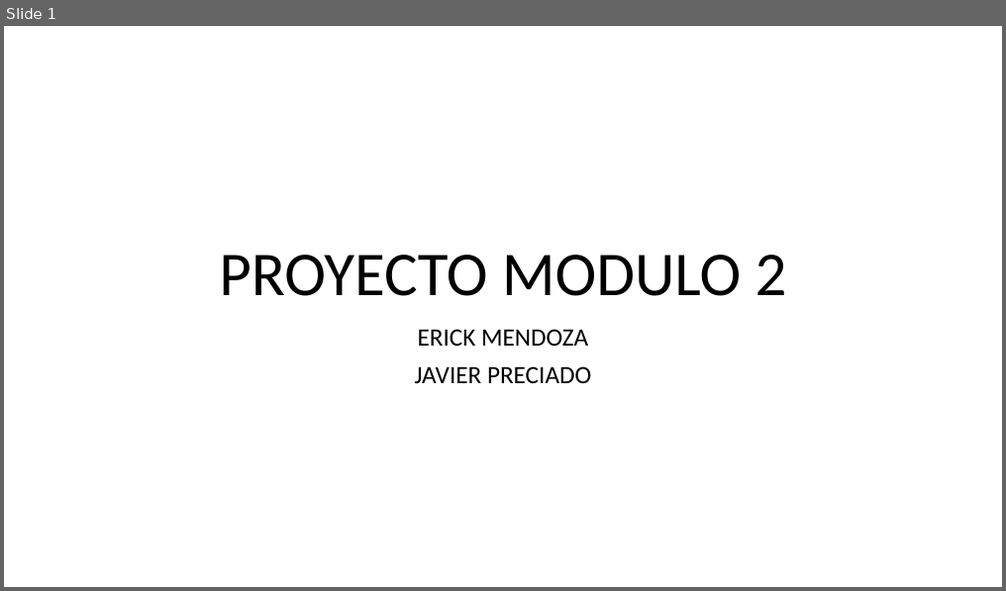
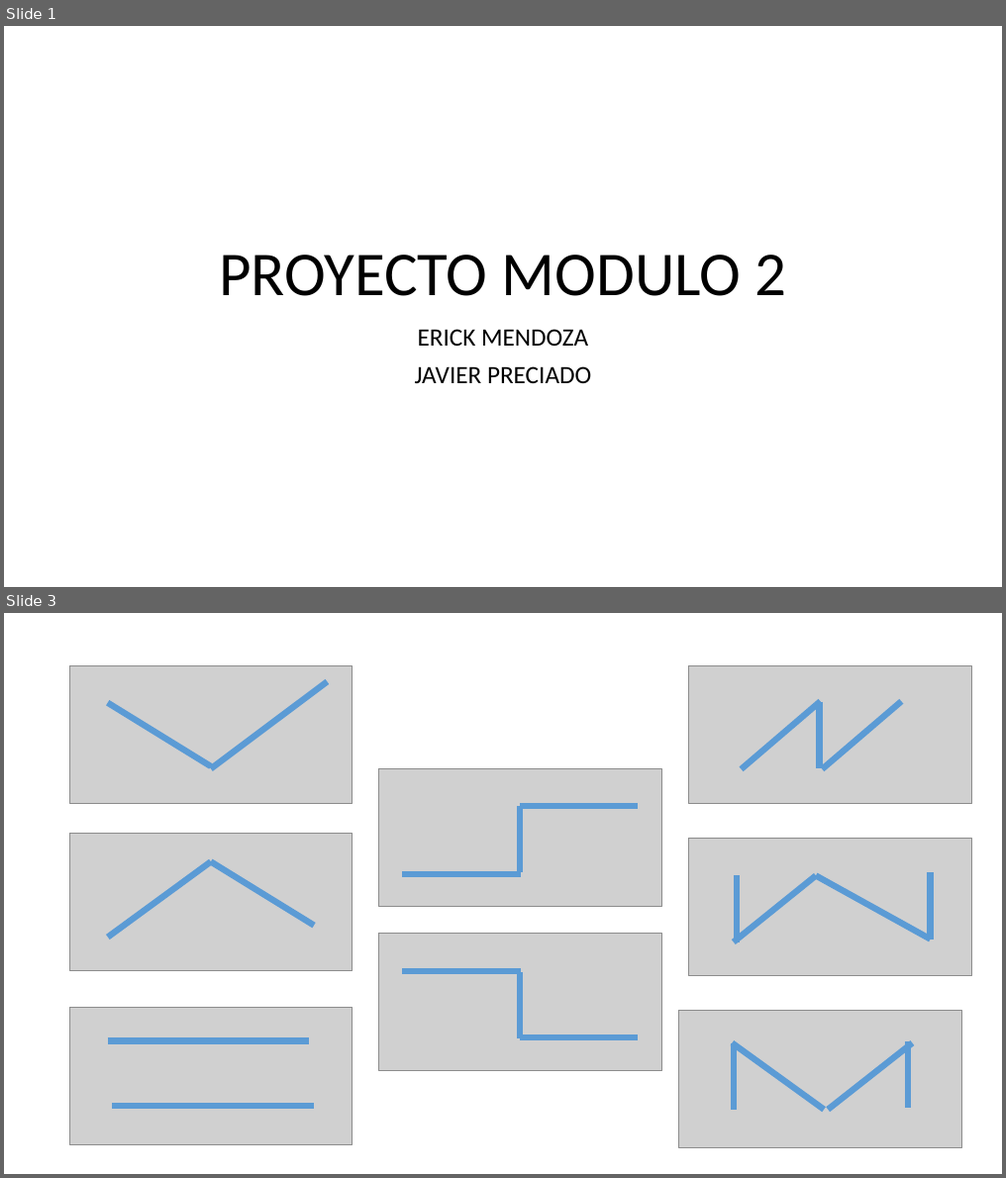
Before and after one commit to javierpreciado9/ProyectoModulo2, a slide deck: PROYECTOMODULO2.pptx. Shown one above the other, each under a label of ours: slide 1 before the commit, slides 1 and 3 after it; the slides between them are not shown. The pictures are 1006x591 and 1006x1178 pixels, drawn with LibreOffice and Linux fonts; fonts in the diff are those of the drawing; grey boxes stand for pictures. Boxes give left, top, right and bottom in pixels: in the first picture for what was removed or moved away, otherwise in the second. Text is boxed around its words. In the diff, an @@ line names an element or a change of style, - is before the commit and + after.

```diff
--- a/PROYECTOMODULO2.pptx
+++ b/PROYECTOMODULO2.pptx
@@ slide 3 added at box(4, 613, 1002, 1174), background #FFFFFF @@
@@ picture added at box(70, 665, 352, 803) @@
@@ picture added at box(689, 665, 972, 803) @@
@@ line added from (328, 682) to (211, 768), #5B9BD5 6 pt @@
@@ line added from (821, 701) to (742, 769), #5B9BD5 6 pt @@
@@ line added from (902, 701) to (823, 769), #5B9BD5 6 pt @@
@@ line added from (108, 703) to (211, 766), #5B9BD5 6 pt @@
@@ line added from (819, 702) to (819, 768), #5B9BD5 6 pt @@
@@ picture added at box(379, 768, 662, 906) @@
@@ line added from (520, 806) to (638, 806), #5B9BD5 6 pt @@
@@ line added from (520, 806) to (520, 872), #5B9BD5 6 pt @@
@@ picture added at box(70, 833, 352, 970) @@
@@ picture added at box(689, 839, 972, 976) @@
@@ line added from (211, 861) to (108, 937), #5B9BD5 6 pt @@
@@ line added from (211, 861) to (314, 926), #5B9BD5 6 pt @@
@@ line added from (402, 874) to (521, 874), #5B9BD5 6 pt @@
@@ line added from (816, 875) to (734, 943), #5B9BD5 6 pt @@
@@ line added from (737, 875) to (737, 943), #5B9BD5 6 pt @@
@@ line added from (931, 940) to (816, 875), #5B9BD5 6 pt @@
@@ line added from (931, 872) to (931, 940), #5B9BD5 6 pt @@
@@ picture added at box(379, 934, 662, 1071) @@
@@ line added from (402, 971) to (521, 971), #5B9BD5 6 pt @@
@@ line added from (520, 972) to (520, 1039), #5B9BD5 6 pt @@
@@ picture added at box(70, 1008, 352, 1146) @@
@@ picture added at box(679, 1011, 962, 1149) @@
@@ line added from (108, 1042) to (310, 1042), #5B9BD5 6 pt @@
@@ line added from (520, 1038) to (638, 1038), #5B9BD5 6 pt @@
@@ line added from (824, 1110) to (733, 1044), #5B9BD5 6 pt @@
@@ line added from (734, 1044) to (734, 1110), #5B9BD5 6 pt @@
@@ line added from (913, 1044) to (829, 1110), #5B9BD5 6 pt @@
@@ line added from (908, 1042) to (908, 1108), #5B9BD5 6 pt @@
@@ line added from (113, 1106) to (314, 1106), #5B9BD5 6 pt @@
```
Also in this commit, not shown: 1 other slide added, 1 other file.
